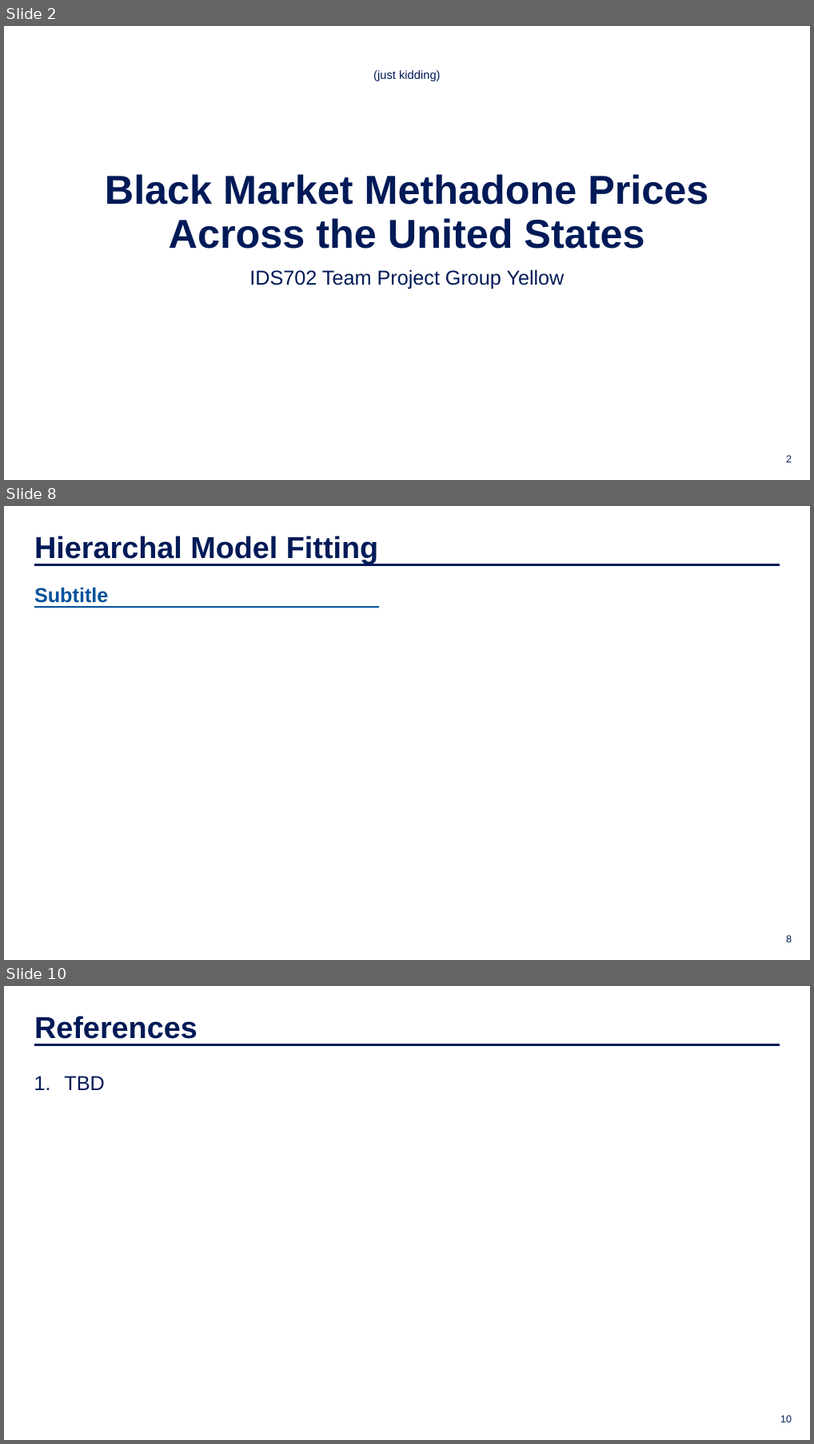
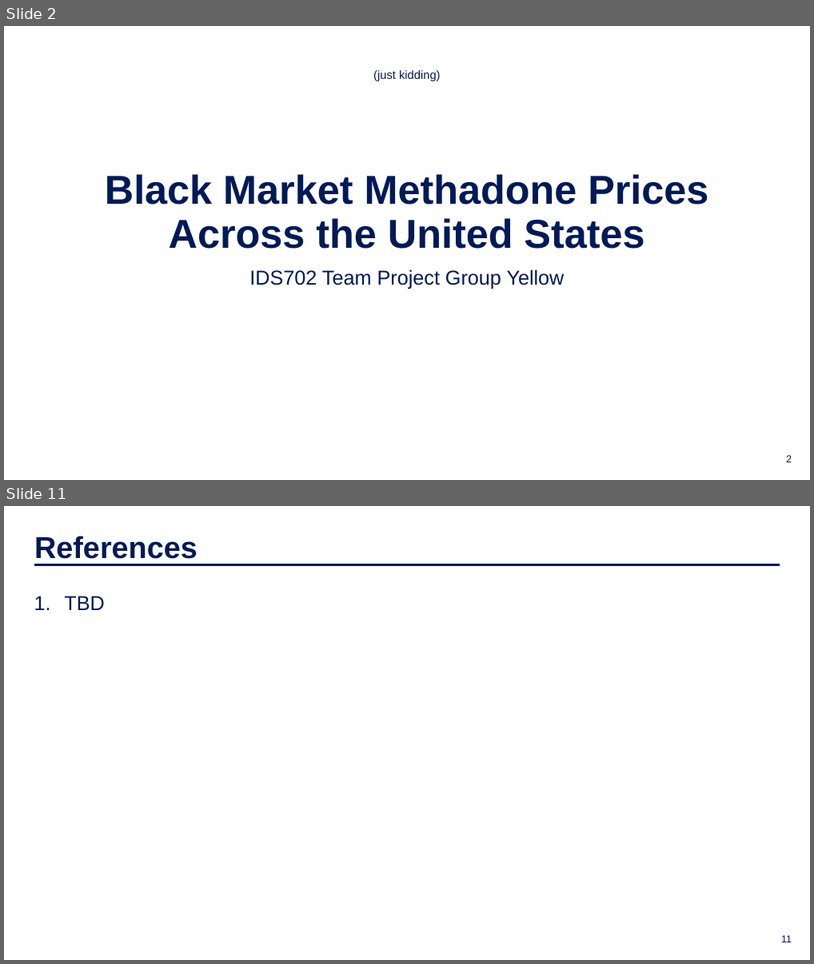
Before and after one commit to IDS-702-F21/team-project-2-streetrx-and-voting-in-nc-yellowfellows, a slide deck: Presentation/slide_deck.pptx. Shown one above the other, each under a label of ours: slides 2, 8 and 10 before the commit, slides 2 and 11 after it; the slides between them are not shown. The pictures are 814x1444 and 814x964 pixels, drawn with LibreOffice and Linux fonts; fonts in the diff are those of the drawing; background and template pictures are left out. Boxes give left, top, right and bottom in pixels: in the first picture for what was removed or moved away, otherwise in the second. Text is boxed around its words. In the diff, an @@ line names an element or a change of style, - is before the commit and + after.

```diff
--- a/Presentation/slide_deck.pptx
+++ b/Presentation/slide_deck.pptx
@@ slide 8 removed at box(4, 506, 810, 960), background picture (left out) @@
@@ text removed at box(34, 536, 378, 564) @@
-Hierarchal Model Fitting
@@ line removed from (34, 564) to (780, 564) @@
@@ text removed at box(34, 587, 108, 603) @@
-Subtitle
@@ line removed from (34, 607) to (379, 607) @@
@@ page number removed at box(786, 935, 792, 942) @@
-8
@@ what was slide 10 is now slide 11 @@
@@ page number at box(782, 935, 792, 942): text changed @@
-10
+11
```
Also in this commit, not shown: 6 slides changed, 2 slides added, 2 other files.
